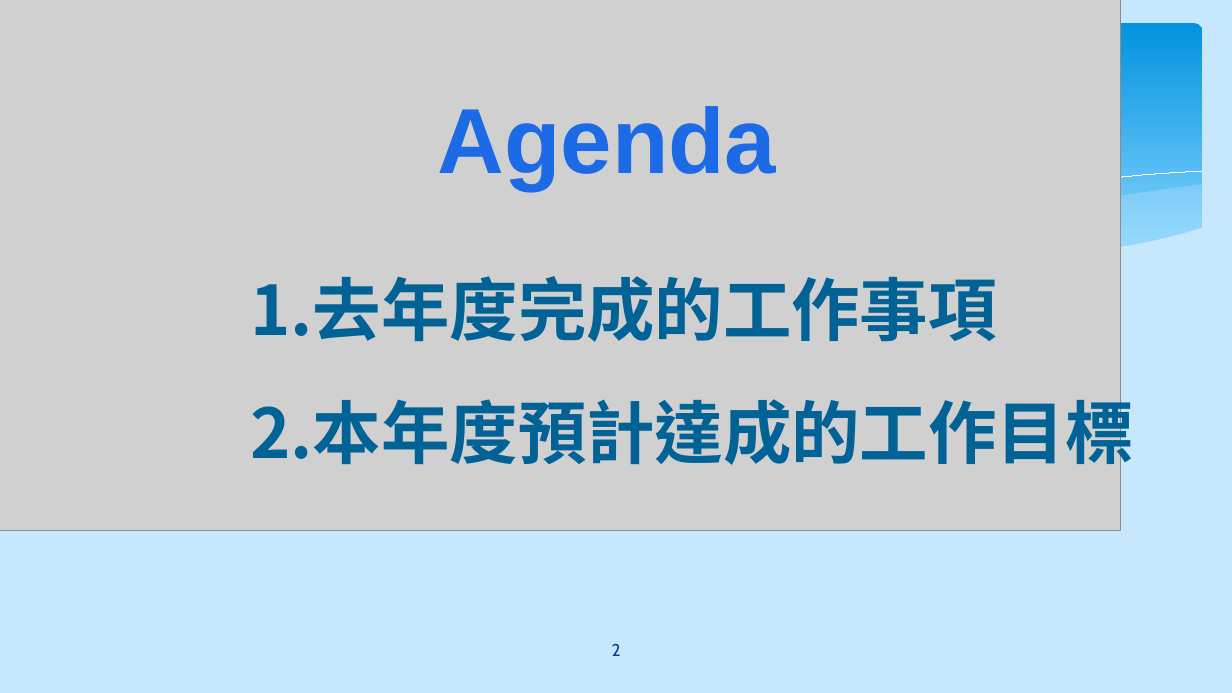
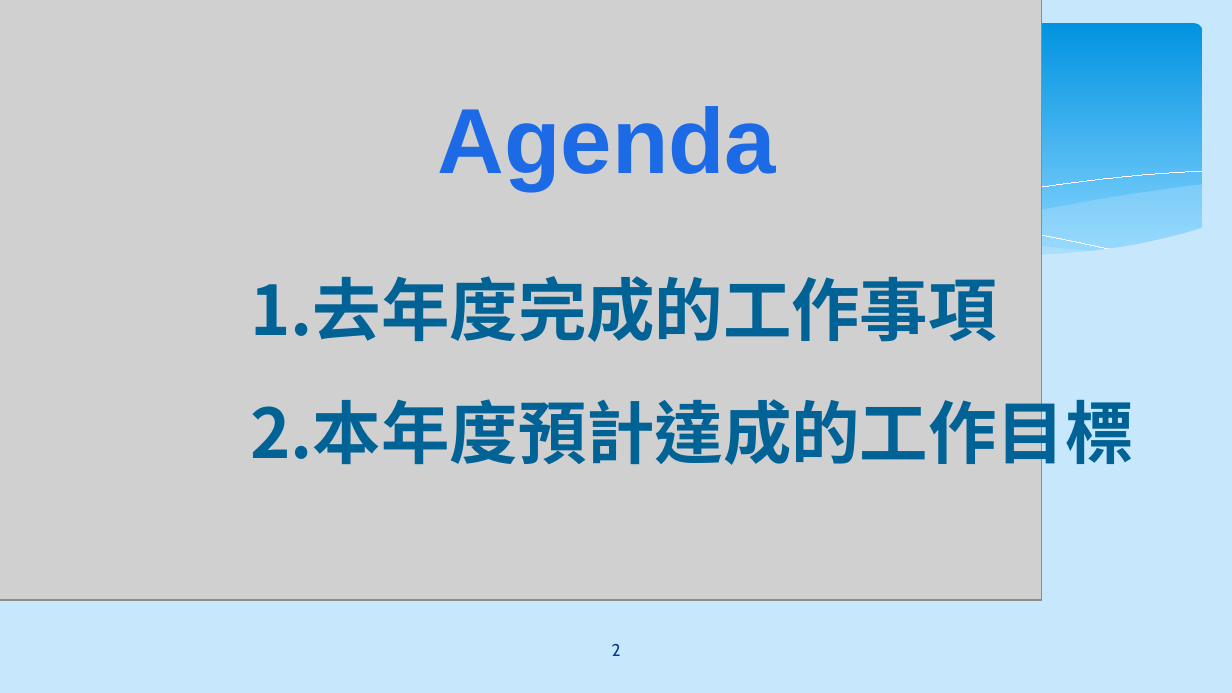
Before and after one commit to thonyl19/MyKata, a slide deck: slide 2 of Doc/PPT/2021_Anthony.pptx. Drawn at 1232x693 pixels with LibreOffice and Linux fonts; fonts in the diff are those of the drawing; grey boxes stand for pictures; background and template pictures are left out. Boxes give left, top, right and bottom in pixels: in the first picture for what was removed or moved away, otherwise in the second. Text is boxed around its words. In the diff, an @@ line names an element or a change of style, - is before the commit and + after.

```diff
--- a/Doc/PPT/2021_Anthony.pptx
+++ b/Doc/PPT/2021_Anthony.pptx
@@ picture: place and size @@
-picture at [0,0,1120,531]
+picture at [0,0,1042,600]
@@ freeform shape added at [352,171,1099,257], fill #C6E7FC at 40% opacity @@
@@ freeform shape added at [381,172,1117,251], outline #FFFFFF 0 pt @@
```
Also in this commit, not shown: 1 other slide changed, 1 other file.
